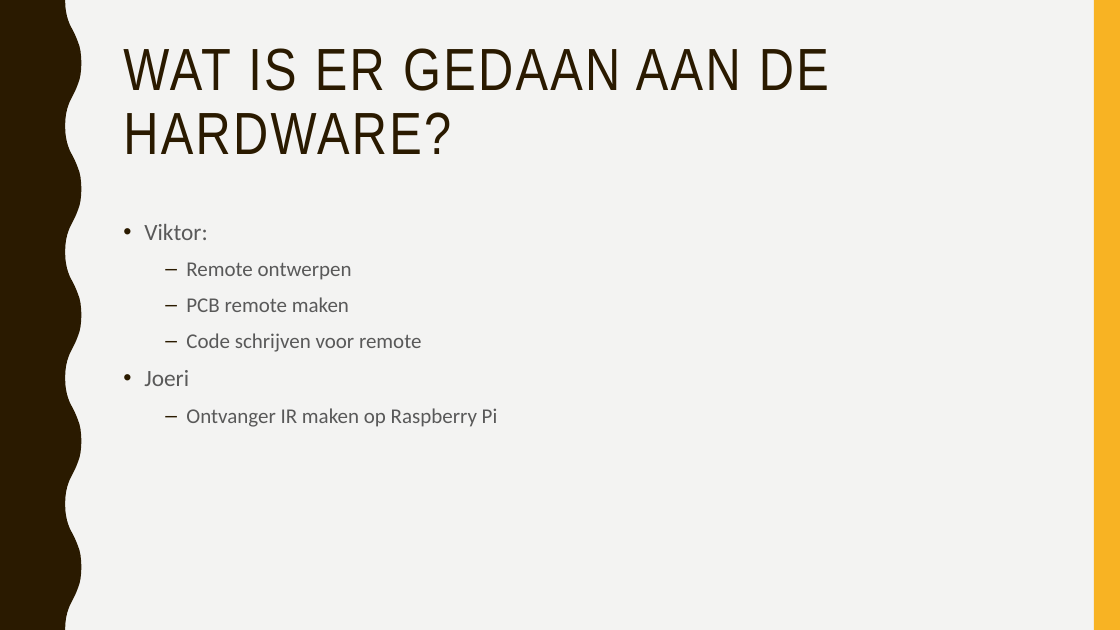
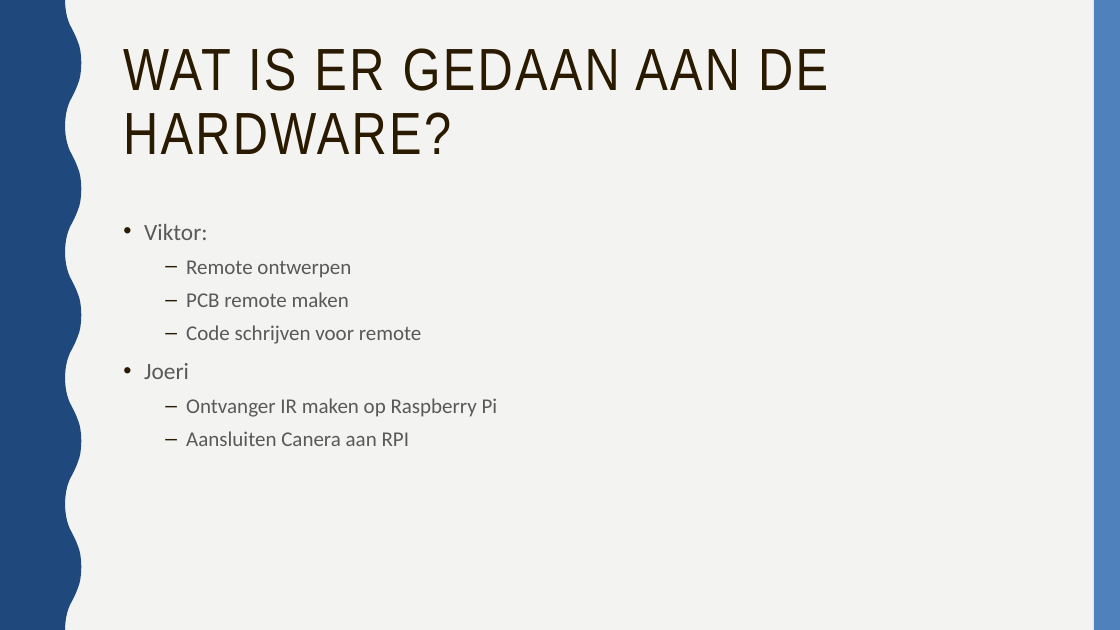
Before and after one commit to KevinD25/BBsnap, a slide deck: slide 6 of doc/presentatie oktober.pptx. Drawn at 1120x630 pixels with LibreOffice and Linux fonts; fonts in the diff are those of the drawing. Boxes give left, top, right and bottom in pixels: in the first picture for what was removed or moved away, otherwise in the second. Text is boxed around its words. In the diff, an @@ line names an element or a change of style, - is before the commit and + after.

```diff
--- a/doc/presentatie oktober.pptx
+++ b/doc/presentatie oktober.pptx
@@ freeform shape at (0, 0, 82, 630): fill #2A1A00 to #1F497D; outline redrawn @@
@@ rectangle at (1094, 0, 1120, 630): fill #F8B323 to #4F81BD @@
@@ text at (186, 260, 498, 417): line spacing 1.1 to 1 @@
@@ text at (186, 431, 409, 446): paragraph added @@
+  – Aansluiten Canera aan RPI
```
Also in this commit, not shown: 8 other slides changed, 1 slide added.
